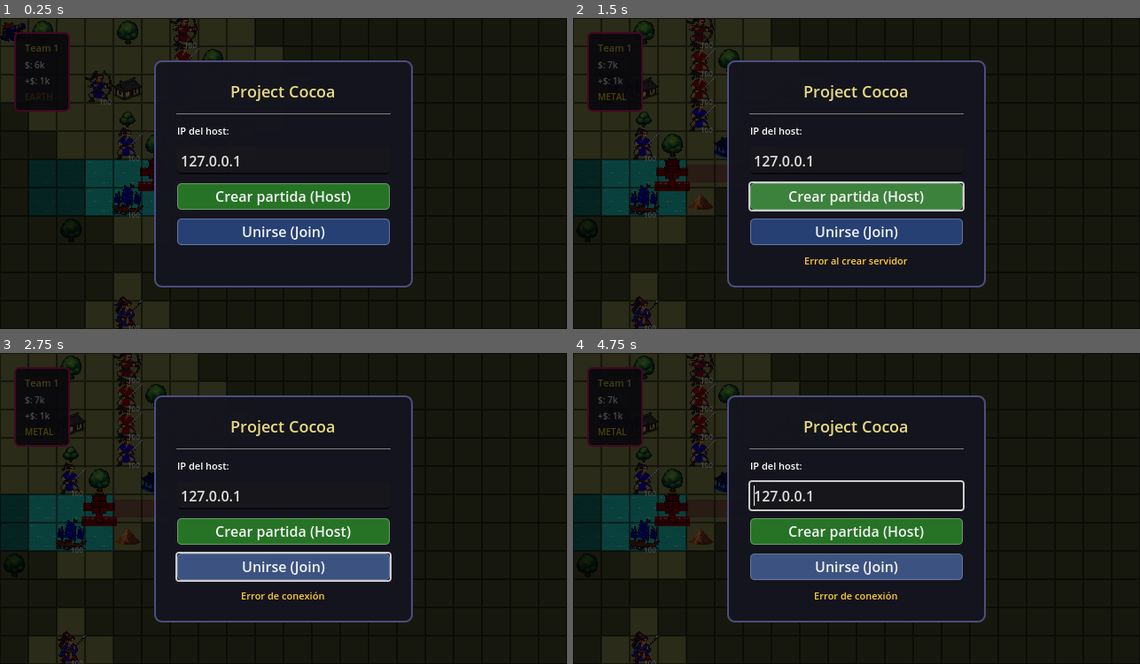
Above: before the commit, frames 1-4 (two rows, left to right).
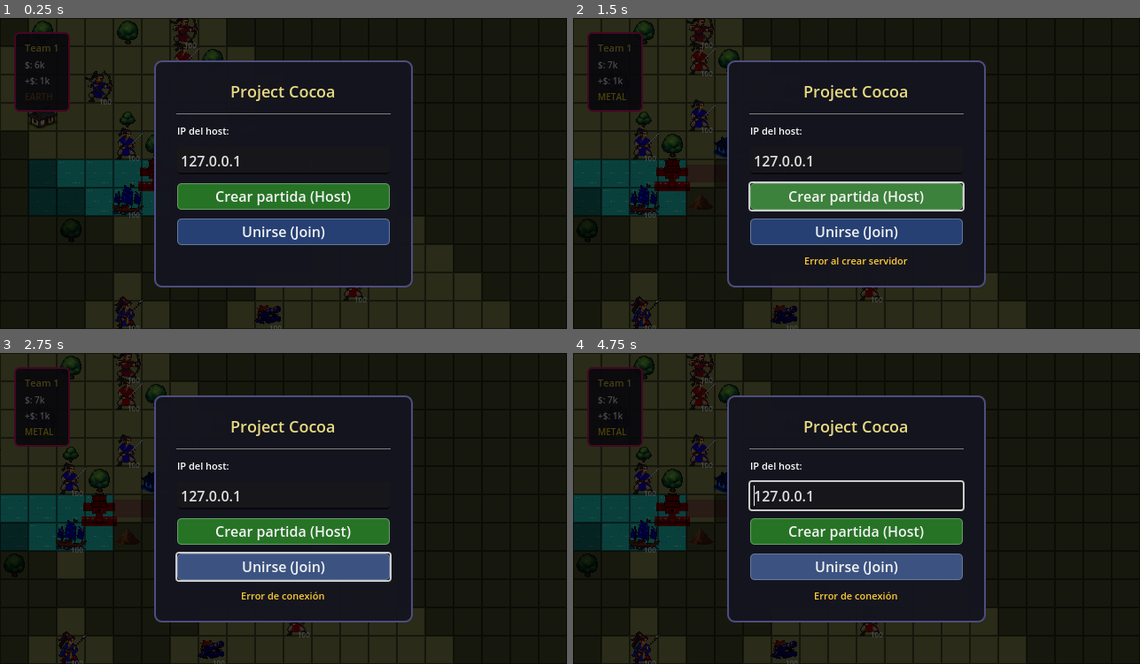
Above: after the commit, the same moments.

Repository: Rheticu/ProjectCocoa
Game: Godot game, scene res://scenes/Game.tscn
The game is run twice, just before and just after one commit, with the same random seed, the same clock (stepped at 60 frames per second) and the same inputs.
Inputs (mouse positions are in pixels of both pictures, inside the frame that each line leads up to):
- Up to frame 1 (0.25 s): no input
- Up to frame 2 (1.5 s): tap Enter (end_turn) at 0.5 s; move the mouse to (981, 157) at 0.52 s; hold Right (ui_right) 0.53-1.25 s; hold Enter (end_turn) 0.53-1.25 s; click "Crear partida (Host)" at 1.25 s
- Up to frame 3 (2.75 s): click "Unirse (Join)" at 2 s
- Up to frame 4 (4.75 s): move the mouse to (743, 524) at 2.77 s; hold Down (ui_down) 2.78-3.53 s; right-click (743, 524) at 2.85 s; move the mouse to (913, 440) at 3.52 s; hold Right (ui_right) 3.53-4.28 s; hold Tab (toggle_shade_view) 3.53-4.28 s; tap Space at 4.25 s; move the mouse to (828, 570) at 4.27 s; hold Up (ui_up) from 4.28 s (still down); tap Enter (end_turn) at 4.35 s

The runs differ from the first frame. In frame 1, 0.8% of the frame differs, in the area x 0-65%, y 1-100%; in frame 2, 0.8%; in frame 3, 0.8%; in frame 4, 0.8%.

Commit message:
fix overwatch

Diff:
--- a/actions/move_action.gd
+++ b/actions/move_action.gd
@@ -12,6 +12,7 @@
 	is_wrapped = p_wrapped
 
 func to_dict() -> Dictionary:
+	print("to_dict path: ", path)
 	var path_x: Array = []
 	var path_y: Array = []
 	for p in path:
--- a/core/action_system.gd
+++ b/core/action_system.gd
@@ -25,6 +25,8 @@
 		return
 	if not _validate(action):
 		return
+	if action.type == BaseAction.Type.MOVE:
+		print("queue_action MOVE path: ", (action as MoveAction).path)
 	await _execute(action)
 	if not _executing_remote and multiplayer_manager.is_network_connected:
 		if action.type != BaseAction.Type.MOVE:
@@ -121,6 +123,7 @@
 		action.actor.grid_position = action.path.back()
 
 func confirm_move(unit: Unit, path: Array[Vector2i]) -> void:
+	print("confirm_move path: ", path)
 	if multiplayer_manager.is_network_connected:
 		var action = MoveAction.new(unit, path)
 		var dict = multiplayer_manager.serialize_action(action)
--- a/core/camera.gd
+++ b/core/camera.gd
@@ -25,16 +25,17 @@
 		velocity.y += 1
 
 	# Mouse en orillas
-	var mouse_pos = get_viewport().get_mouse_position()
-	var viewport_size = get_viewport().get_visible_rect().size
-	if mouse_pos.x < edge_margin:
-		velocity.x -= 1
-	if mouse_pos.x > viewport_size.x - edge_margin:
-		velocity.x += 1
-	if mouse_pos.y < edge_margin:
-		velocity.y -= 1
-	if mouse_pos.y > viewport_size.y - edge_margin:
-		velocity.y += 1
+	if get_window().has_focus():
+		var mouse_pos = get_viewport().get_mouse_position()
+		var viewport_size = get_viewport().get_visible_rect().size
+		if mouse_pos.x < edge_margin:
+			velocity.x -= 1
+		if mouse_pos.x > viewport_size.x - edge_margin:
+			velocity.x += 1
+		if mouse_pos.y < edge_margin:
+			velocity.y -= 1
+		if mouse_pos.y > viewport_size.y - edge_margin:
+			velocity.y += 1
 
 	if velocity != Vector2.ZERO:
 		position += velocity.normalized() * move_speed * delta
--- a/core/input_controller.gd
+++ b/core/input_controller.gd
@@ -28,6 +28,9 @@
 func unlock() -> void: _locked = false
 
 func _unhandled_input(event: InputEvent) -> void:
+	print("CLICK → mode:", mode, " locked:", _locked)
+	print("current_team:", turn_manager.current_team, " local:", game_manager.local_player_id)
+	print("is_my_turn:", turn_manager.is_my_turn(game_manager.local_player_id))
 	if _locked:
 		return
 	if ui_layer.production_menu.visible:
@@ -52,17 +55,17 @@
 		_handle_right_click()
 		return
 
-	# Lo demás solo funciona en tu turno
-	if not turn_manager.is_my_turn(game_manager.local_player_id):
-		return
-
-	if event.is_action_pressed("ui_cancel"):
-		_cancel()
 	if event.is_action_pressed("toggle_shade_view"):
 		game_manager.toggle_shade_view()
 		if mode != Mode.SHADE_ABILITY:
 			selection_system.deselect()
 			mode = Mode.IDLE
+
+	# Lo demás solo funciona en tu turno
+	if not turn_manager.is_my_turn(game_manager.local_player_id):
+		return
+	if event.is_action_pressed("ui_cancel"):
+		_cancel()
 	if event.is_action_pressed("end_turn"):
 		action_system.queue_action(EndTurnAction.new(game_manager.local_player_id))
 
@@ -99,6 +102,8 @@
 				if _pending_move_path.is_empty() or _pending_move_path.back() != grid_pos:
 					_pending_move_path = selection_system.get_movement_path_to(grid_pos)
 				if not _pending_move_path.is_empty():
+					print("QUEUE MOVE → unit:", unit, " state:", unit.state)
+					print("current_team:", turn_manager.current_team, " local:", game_manager.local_player_id)
 					action_system.queue_action(MoveAction.new(unit, _pending_move_path))
 				return
 			var clicked_unit = game_manager.get_unit_at(grid_pos, game_manager.shade_view_enabled)
--- a/core/multiplayer_manager.gd
+++ b/core/multiplayer_manager.gd
@@ -174,9 +174,12 @@
 	var sender_player = 1 if sender == 1 else 2
 	if sender_player == player_id:
 		return
+	print("receive_action: ", action_dict)
 	var action = _deserialize_action(action_dict)
 	if action:
 		action_system.execute_remote(action)
+	else:
+		print("ERROR: no se pudo deserializar")
 
 # ══════════════════════════════════════════════════════════════════════════════
 # SERIALIZACIÓN / DESERIALIZACIÓN
@@ -184,6 +187,7 @@
 
 func serialize_action(action: BaseAction) -> Dictionary:
 	var d = action.to_dict()
+	print("serialized: ", d)
 	d["type_int"] = action.type
 	return d
 
@@ -278,3 +282,19 @@
 		if unit.grid_position == Vector2i(gx, gy) and unit.team == team and unit.unit_id == -1:
 			unit.unit_id = new_id
 			return
+
+func sync_ambush(moving_unit_id: int, stopped_pos: Vector2i, revealed_unit_id: int) -> void:
+	rpc("receive_ambush", moving_unit_id, stopped_pos.x, stopped_pos.y, revealed_unit_id)
+
+@rpc("any_peer", "reliable")
+func receive_ambush(moving_unit_id: int, stopped_x: int, stopped_y: int, revealed_unit_id: int) -> void:
+	var moving_unit = game_manager.get_unit_by_id(moving_unit_id)
+	var revealed_unit = game_manager.get_unit_by_id(revealed_unit_id)
+	if moving_unit:
+		moving_unit.grid_position = Vector2i(stopped_x, stopped_y)
+		moving_unit.state = Unit.State.MOVED
+		moving_unit.update_visual()
+	if revealed_unit:
+		revealed_unit.visible = true
+		revealed_unit.update_visual()
+	fog_system.recalculate(player_id)
--- a/core/selection_system.gd
+++ b/core/selection_system.gd
@@ -31,6 +31,7 @@
 	unit.update_visual()
 	reachable_cells = movement_system.get_reachable_cells(unit)
 	unit_selected.emit(unit, reachable_cells)
+	print("SELECT:", unit, " team:", unit.team, " state:", unit.state)
 
 func deselect() -> void:
 	if selected_unit:
--- a/core/turn_manager.gd
+++ b/core/turn_manager.gd
@@ -15,6 +15,7 @@
 	_begin_turn(current_team)
 
 func _begin_turn(team: int) -> void:
+	print("BEGIN TURN → current_team:", team, " local:", game_manager.local_player_id)
 	current_team = team
 	for unit in game_manager.all_units:
 		unit.tick_buffs(current_team)
--- a/data/units/shade_metal_data.tres
+++ b/data/units/shade_metal_data.tres
@@ -7,6 +7,7 @@
 [resource]
 script = ExtResource("1_3gjri")
 unit_type = "Shade"
+vision_range = 4
 ability_range = 3
 is_shade = true
 shade_element = "METAL"
--- a/scenes/Maps/Map1.tscn
+++ b/scenes/Maps/Map1.tscn
@@ -223,7 +223,7 @@
 texture = ExtResource("10_jck17")
 
 [node name="Unit8" parent="Units" instance=ExtResource("2_fp56n")]
-position = Vector2(16, 16)
+position = Vector2(304, 336)
 data = ExtResource("9_8x8nt")
 
 [node name="Sprite2D" parent="Units/Unit8" index="0"]
@@ -252,7 +252,7 @@
 texture = ExtResource("4_80220")
 
 [node name="Unit12" parent="Units" instance=ExtResource("2_fp56n")]
-position = Vector2(208, 80)
+position = Vector2(400, 304)
 team = 2
 data = ExtResource("4_wcqb1")
 
@@ -290,14 +290,14 @@
 texture = ExtResource("18_ew753")
 
 [node name="Shade" parent="Units" instance=ExtResource("22_k24gi")]
-position = Vector2(176, 80)
+position = Vector2(144, 80)
 data = ExtResource("23_d8fes")
 
 [node name="Sprite2D" parent="Units/Shade" index="0"]
 texture = ExtResource("24_oahdw")
 
 [node name="Shade3" parent="Units" instance=ExtResource("22_k24gi")]
-position = Vector2(208, 144)
+position = Vector2(176, 80)
 team = 2
 data = ExtResource("23_d8fes")
 
@@ -305,7 +305,7 @@
 texture = ExtResource("25_0afsb")
 
 [node name="Shade2" parent="Units" instance=ExtResource("22_k24gi")]
-position = Vector2(240, 80)
+position = Vector2(432, 336)
 data = ExtResource("25_oahdw")
 
 [node name="Sprite2D" parent="Units/Shade2" index="0"]
@@ -323,7 +323,7 @@
 metadata/_edit_lock_ = true
 
 [node name="Building" parent="Buildings" instance=ExtResource("19_ew753")]
-position = Vector2(144, 80)
+position = Vector2(48, 112)
 data = ExtResource("20_v6s0w")
 
 [node name="Sprite2D" parent="Buildings/Building" index="0"]
--- a/ui/ui_layer.gd
+++ b/ui/ui_layer.gd
@@ -257,6 +257,7 @@
 func _on_move_started(unit: Unit, path: Array[Vector2i], is_remote: bool) -> void:
 	input_controller.lock()
 	move_range_overlay.clear()
+	var saved_path = path.duplicate()
 	await _animate_movement(unit, path)
 	if not is_instance_valid(unit):
 		input_controller.unlock()
@@ -264,8 +265,20 @@
 	if _ambush_activated:
 		action_system.move_confirmed.emit(null)
 		return
-	if _overwatch_activated and unit.state == Unit.State.MOVED:
+	if _overwatch_activated:
+		print("overwatch activated, is_remote: ", is_remote, " locked: ", input_controller._locked, " mode: ", input_controller.mode)
+		input_controller.clear_pending_path()
+		unit.state = Unit.State.MOVED
+		unit.update_visual()
 		input_controller.unlock()
+		input_controller.mode = InputController.Mode.IDLE
+		_overwatch_activated = false
+		print("después de overwatch, locked: ", input_controller._locked, " mode: ", input_controller.mode)
+		fog_system.recalculate(game_manager.local_player_id)
+		if multiplayer_manager.is_network_connected and not is_remote:
+			var action = MoveAction.new(unit, saved_path)
+			var dict = multiplayer_manager.serialize_action(action)
+			multiplayer_manager.send_action(dict)
 		return
 	action_system.move_confirmed.emit(unit)
 	input_controller.unlock()
@@ -309,24 +322,31 @@
 
 func _on_overwatch_triggered(_attacker: Unit, target: Unit, _tile: Vector2i, _previous_tile: Vector2i) -> void:
 	_overwatch_activated = true
+
 	if not is_instance_valid(target):
 		_overwatch_resolved.emit()
-		return
+		action_system.move_confirmed.emit(null)
+		return
+
 	target.get_node("Sprite2D").modulate = Color(2, 0.5, 0.5)
 	movement_arrow.clear_points()
+
 	await get_tree().create_timer(0.5).timeout
+
 	if not is_instance_valid(target):
 		input_controller.unlock()
 		hud.hide_unit_info()
 		selection_system.deselect()
-		action_system.move_confirmed.emit(null)
 		input_controller.mode = InputController.Mode.IDLE
 		_overwatch_resolved.emit()
-		return
+		action_system.move_confirmed.emit(null)
+		return
+
 	target.update_visual()
 	_overwatch_resolved.emit()
-
-func _on_ambush_triggered(moving_unit: Unit, _hidden_unit: Unit, _tile: Vector2i) -> void:
+	action_system.move_confirmed.emit(target)
+
+func _on_ambush_triggered(moving_unit: Unit, hidden_unit: Unit, _tile: Vector2i) -> void:
 	_ambush_activated = true
 	if _movement_tween:
 		_movement_tween.kill()
@@ -341,7 +361,7 @@
 		multiplayer_manager.sync_ambush(
 			moving_unit.unit_id,
 			moving_unit.grid_position,
-			_hidden_unit.unit_id
+			hidden_unit.unit_id
 		)
 
 func _show_ambush_effect(world_pos: Vector2) -> void:
